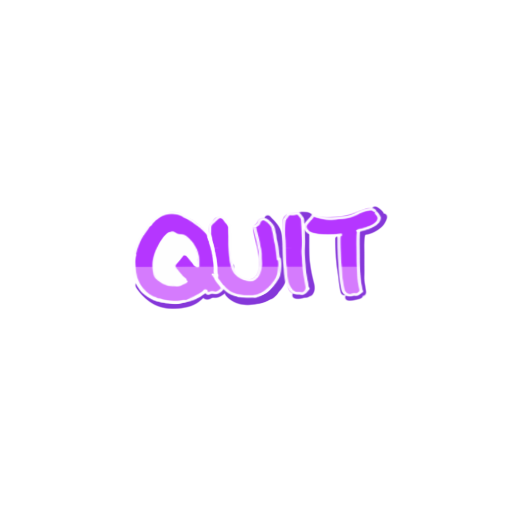
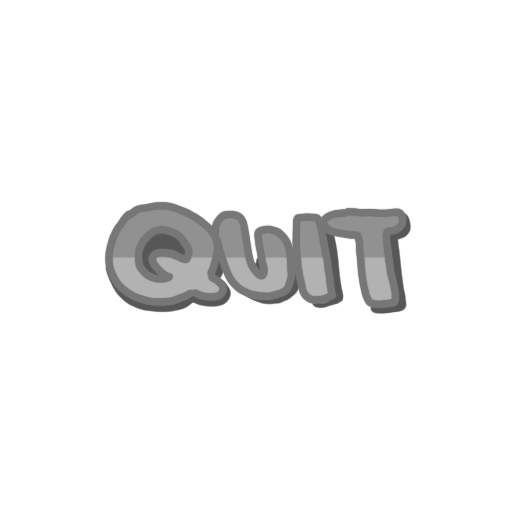
Two versions of the same layered image (w=512, h=512). Layer-by-layer changes:
hid "레이어 15", moved it into group "NOTELINE", painted on it over [104, 201, 412, 305]
added layer "레이어 47" in group "QUIT" over [104, 201, 408, 309]
added layer "레이어 48" in group "QUIT" over [104, 201, 412, 259]
painted on "레이어 14" over [108, 204, 404, 308]
removed layer "레이어 12" from group "QUIT" over [132, 206, 381, 303]
removed layer "레이어 16" from group "QUIT" over [134, 205, 389, 310]
renamed "레이어 2" to "레이어 49", showed it, moved it above "START", painted on it over [104, 205, 412, 314]
